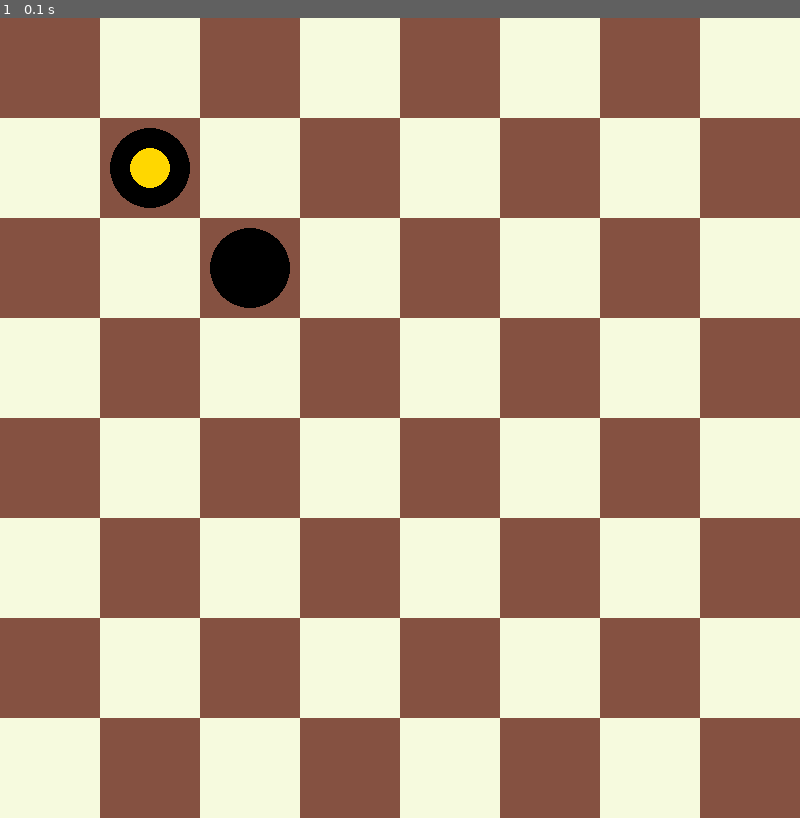
Above: before the commit, frame 1.
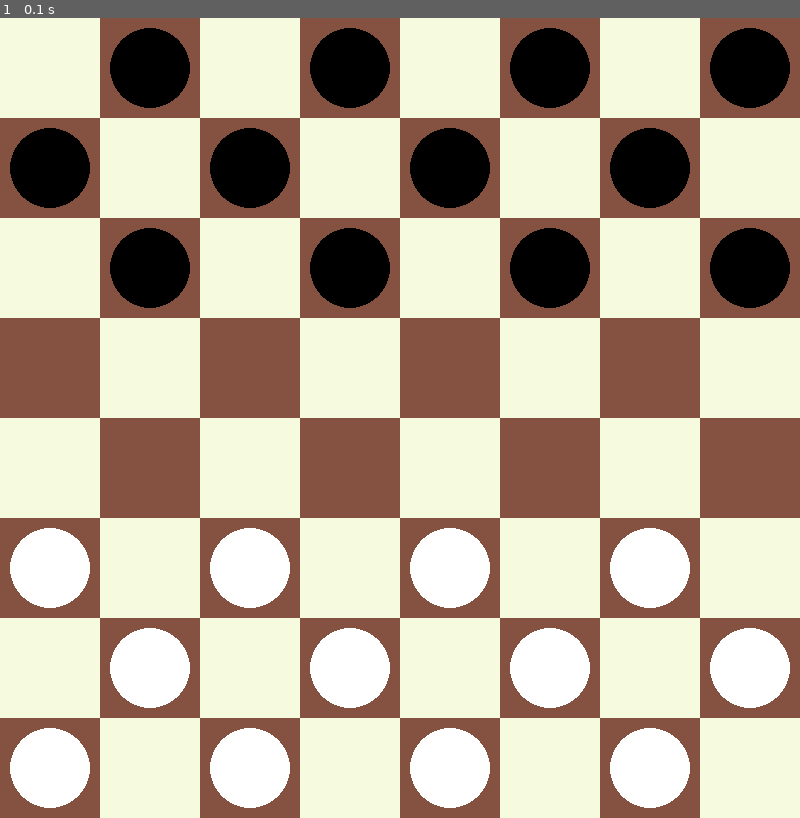
Above: after the commit, the same moment.

Repository: edgar-maddocks/NEA
Game: pygame game, started from CODE/game/game.py
Two runs of this game, one before a commit and one after it. Both use one fixed random seed, a clock stepped at 60 frames per second and the inputs below.
Inputs:
- Up to frame 1 (0.1 s): no input

The runs differ from the first frame. In frame 1, 100% of the frame differs, in the area x 0-100%, y 0-100%.

Commit message:
Finish rendering of board

Diff:
--- a/CODE/game/game.py
+++ b/CODE/game/game.py
@@ -2,6 +2,8 @@
 import pygame
 
 from consts import *
+
+from typing import List
 
 
 class Window:
@@ -9,9 +11,7 @@
 
 
 class Piece:
-    def __init__(self, row: int, col: int, colour) -> None:
-        self.row = row
-        self.col = col
+    def __init__(self, colour) -> None:
         self.colour = colour
         self.king = False
 
@@ -19,41 +19,82 @@
         self.king = True
 
 
+class Square:
+    def __init__(self, row: int, col: int) -> None:
+        self.piece = None
+        self.row = row
+        self.col = col
+
+    def place(self, piece: Piece) -> None:
+        self.piece = piece
+
+    def __repr__(self):
+        return f"Square - Piece: {self.piece is not None}; Row: {self.row}; Col: {self.col}"
+
+
 class Board:
     def __init__(self) -> None:
-        self.board = []
+        self.board: List[Square] = self._init_board()
 
         self.black_remain = self.white_remain = 12
         self.black_kings = self.white_kings = 0
 
         self.selected_piece = None
 
-    def render_squares(self, WINDOW: Window) -> None:
-        WINDOW.fill(IVORY)
+    def _init_squares(self, board) -> List[Square]:
+        for row in range(SIZE):
+            for col in range(SIZE):
+                board[row, col] = Square(row, col)
+
+        return board
+
+    def _init_pieces(self, board) -> None:
+        assert isinstance(board[0, 0], Square), "Squares have not been intialized"
+        for row in range(board.shape[0]):
+            if row == 3 or row == 4:
+                continue
+            colour = BLACK if row <= 2 else WHITE
+            for col in range(board.shape[1]):
+                if (row + 1) % 2 == 1:
+                    if col % 2 == 1:
+                        board[row, col].place(Piece(colour))
+                else:
+                    if col % 2 == 0:
+                        board[row, col].place(Piece(colour))
+
+    def _init_board(self):
+        board = np.empty((SIZE, SIZE), dtype=Square)
+        self._init_squares(board)
+        self._init_pieces(board)
+
+        return board
+
+    def render_background(self, WINDOW: Window) -> None:
+        WINDOW.fill(BROWN)
         for row in range(SIZE):
             for col in range(row % 2, SIZE, 2):
                 pygame.draw.rect(
-                    WINDOW, BROWN, (row * SQ_SIZE, col * SQ_SIZE, SQ_SIZE, SQ_SIZE)
+                    WINDOW, IVORY, (row * SQ_SIZE, col * SQ_SIZE, SQ_SIZE, SQ_SIZE)
                 )
 
-    def draw_piece(self, WINDOW: Window, piece: Piece) -> None:
-        if piece.king is False:
+    def draw_square(self, WINDOW: Window, square: Square) -> None:
+        if square.piece.king is False:
             pygame.draw.circle(
                 WINDOW,
-                piece.colour,
+                square.piece.colour,
                 (
-                    piece.row * SQ_SIZE + (SQ_SIZE // 2),
-                    piece.col * SQ_SIZE + (SQ_SIZE // 2),
+                    square.col * SQ_SIZE + (SQ_SIZE // 2),
+                    square.row * SQ_SIZE + (SQ_SIZE // 2),
                 ),
                 SQ_SIZE - PIECE_PADDING,
             )
-        if piece.king is True:
+        if square.piece.king is True:
             pygame.draw.circle(
                 WINDOW,
-                piece.colour,
+                square.piece.colour,
                 (
-                    piece.row * SQ_SIZE + (SQ_SIZE // 2),
-                    piece.col * SQ_SIZE + (SQ_SIZE // 2),
+                    square.col * SQ_SIZE + (SQ_SIZE // 2),
+                    square.row * SQ_SIZE + (SQ_SIZE // 2),
                 ),
                 SQ_SIZE - PIECE_PADDING,
             )
@@ -61,21 +102,35 @@
                 WINDOW,
                 GOLD,
                 (
-                    piece.row * SQ_SIZE + (SQ_SIZE // 2),
-                    piece.col * SQ_SIZE + (SQ_SIZE // 2),
+                    square.col * SQ_SIZE + (SQ_SIZE // 2),
+                    square.row * SQ_SIZE + (SQ_SIZE // 2),
                 ),
                 SQ_SIZE - CROWN_PADDING,
             )
+
+    def render(self, WINDOW: Window):
+        self.render_background(WINDOW)
+        for row in range(self.board.shape[0]):
+            for col in range(self.board.shape[1]):
+                square = self.board[row, col]
+                assert isinstance(square, Square), "Squares have not been intialized"
+                if square.piece is not None:
+                    self.draw_square(WINDOW, square)
+
+    def move(self, piece: Piece, row: int, col: int) -> None:
+        self.board[row, col].place(piece)
 
 
 if __name__ == "__main__":
     b = Board()
     w = Window()
-    p = Piece(2, 2, BLACK)
-    p2 = Piece(1, 1, BLACK)
-    p2.crown()
-    while True:
-        b.render_squares(w.WINDOW)
-        b.draw_piece(w.WINDOW, p)
-        b.draw_piece(w.WINDOW, p2)
+    play = True
+
+    while play:
+        for event in pygame.event.get():
+            if event.type == pygame.QUIT:
+                play = False
+                pygame.quit()
+
+        b.render(w.WINDOW)
         pygame.display.update()
